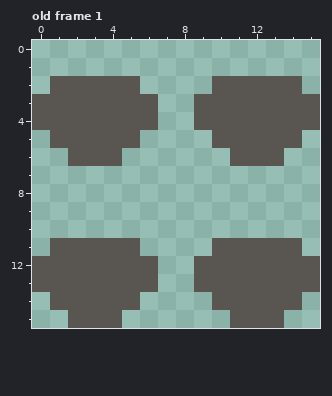
Pixel-art file, stored at sprites/asprite_files/trap-16x16.ase. That is the earlier state.
16x16 pixels, 2 frames. Shown: old frame 1.
The result:
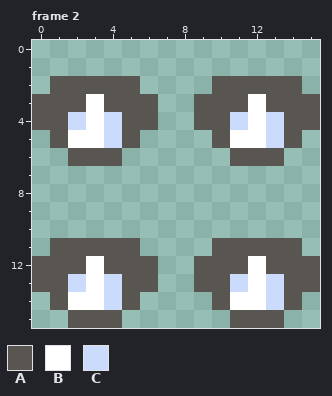
Palette (. is transparent): A #595652  B #ffffff  C #cbdbfc
A new or re-ordered frame is compared with the old frame closest to it.
The commit says: Added activation buffer to trap
Diff:
frames 2 -> 3
Changed rows in their new state; - is an unchanged pixel.
Frame 2 is new; against old frame 1:
first column x 2:
 3 -B--------B-
 4 CBC------CBC
 5 BBC------BBC
first column x 2:
12 -B--------B-
13 CBC------CBC
14 BBC------BBC
